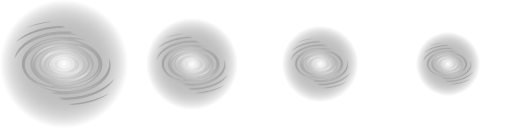
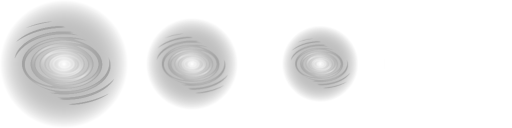
Comparing the layer stacks of the two 512×128 images. Changes:
hid "Pasted Layer #2" over [416, 32, 480, 96]
